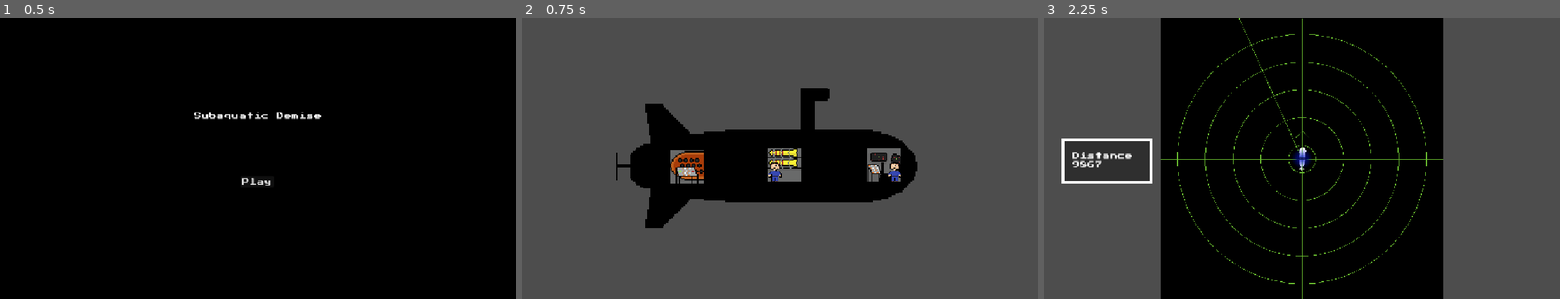
Above: before the commit, frames 1-3 (left to right).
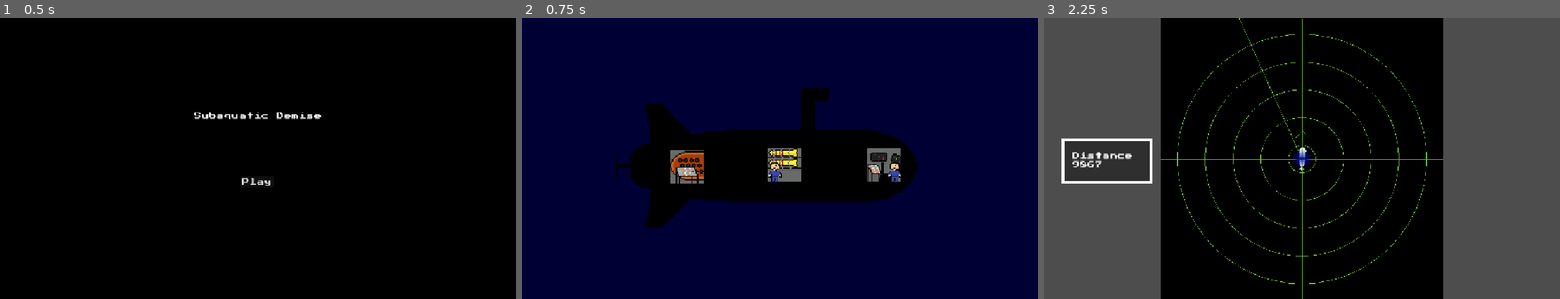
Above: after the commit, the same moments.

Repository: AJISGit/Ludum-Dare-60-Game
Game: Godot game, scene res://scenes/main_scene.tscn
Same seed, same stepped clock (60 frames per second), same inputs: the game is played once before the commit and once after it. The engine's default icon, where the game draws it, is replaced by a stand-in: a white triangle on a blue panel in a dark square. Sound files missing from this copy of the repository are replaced by a short silence.
Inputs (mouse positions are in pixels of both pictures, inside the frame that each line leads up to):
- Up to frame 1 (0.5 s): no input
- Up to frame 2 (0.75 s): click "Play" at 0.5 s
- Up to frame 3 (2.25 s): tap Enter at 1.25 s; move the mouse to (1209, 166) at 1.27 s; hold D (phys_sub_right) 1.28-2.03 s; hold Shift (break) 1.28-2.03 s; tap Space (switch_view) at 2 s; move the mouse to (1307, 166) at 2.02 s; hold S (phys_sub_down) from 2.03 s (still down); click (1307, 166) at 2.1 s

Frame 1 is identical in both runs. In frame 2, 85% of the frame differs, in the area x 0-100%, y 0-100%; in frame 3, nothing differs.

Commit message:
Make the background blue

Diff:
--- a/scenes/crew_world.tscn
+++ b/scenes/crew_world.tscn
@@ -9,6 +9,12 @@
 [node name="CrewWorld" type="Node2D" unique_id=245203029]
 script = ExtResource("1_s04to")
 metadata/_custom_type_script = "uid://ts44cn1syxd"
+
+[node name="Polygon2D" type="Polygon2D" parent="." unique_id=1308879307]
+position = Vector2(546, 169)
+scale = Vector2(106.90435, 88.632416)
+color = Color(0, 0, 0.20392157, 1)
+polygon = PackedVector2Array(-1127, -950, 2190, -984, 2217, 1552, -932, 1526)
 
 [node name="SubmarineOutline" type="Sprite2D" parent="." unique_id=1379264060]
 scale = Vector2(0.5, 0.5)
